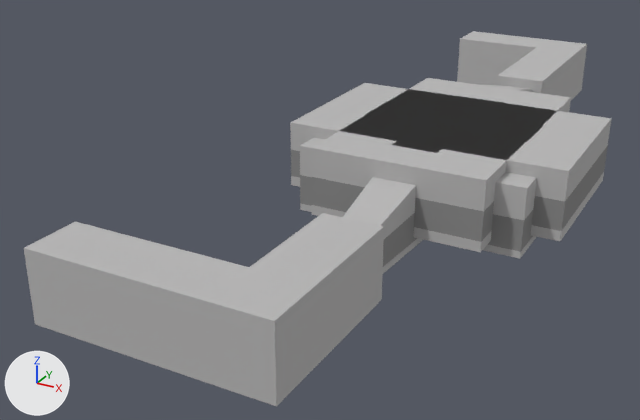
A saved change to the Blender file Working/level44.blend.
Before and after are seen from a 50 mm lens placed at (26.4, -54.5, 31.6), pointed at (-10.8, 13.1, -2.2). The axes (+X, +Y, +Z) are drawn at lower left. The lights are the same throughout.

In view in the first picture: '0_Plane', '1_Plane', '2_Plane', '3_Plane', '4_Plane', 'EndOfLevelBend', 'EndOfLevelBend.001'.
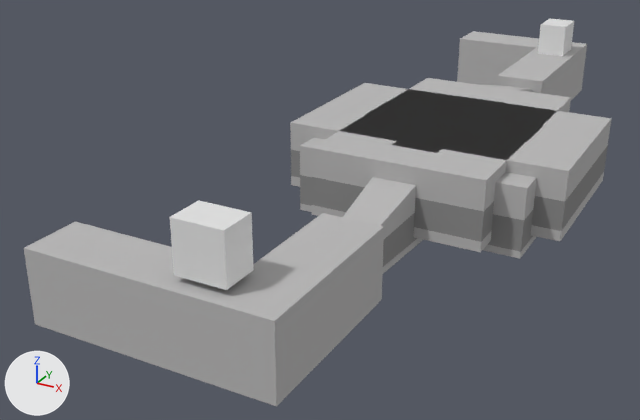
What differs and where, as boxes [x1, y1, x2, y2] in the pictures (640 x 420 px):
'level44', added
    after: [170, 200, 254, 290]
'hub', added
    after: [538, 18, 574, 56]

What the commit changed:
Mesh me_cube_019 is new.
It is a box spanning x -1.0..1.0, y -1.0..1.0, z -1.0..1.0.
Object 'level44' (ob_level44) is new; it shows me_cube_019.
Its location is (-3.5, -14.1, 7.5).
Its rotation in degrees is (0, 0, 90).
Its scale is (1.5, 2.0, 2.0).
Object 'hub' (ob_hub) is new; it shows a copy of me_cube_019.
Its location is (0.0, 52.4, 7.5).
Its scale is (1.5, 2.0, 2.0).
